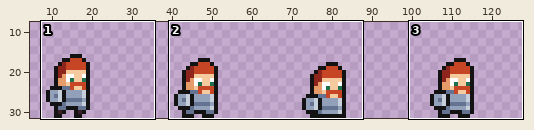
Sprite sheet, stored at img/characters/allies/warrior.png. Above: a wide view before the commit, with the close-up outlined.
Close-up. The starting point:
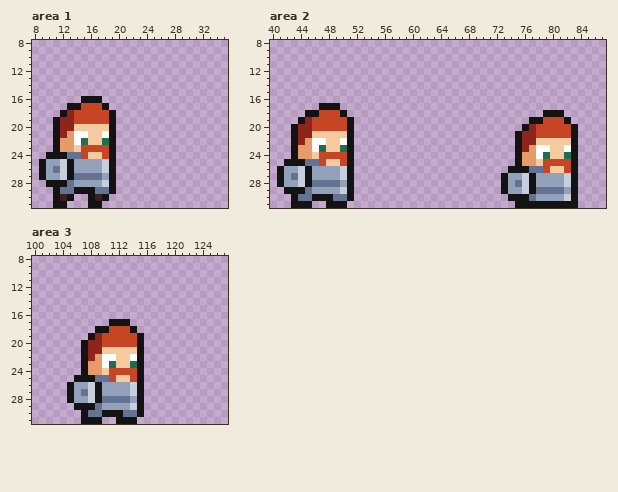
The file is 512x128 pixels, drawn in blocks of 4x4; one block is one cell here. Shown: area 1: x 8..35, y 8..31; area 2: x 40..87, y 8..31; area 3: x 100..127, y 8..31. The wide view leaves out empty margins.
The same view after the edit:
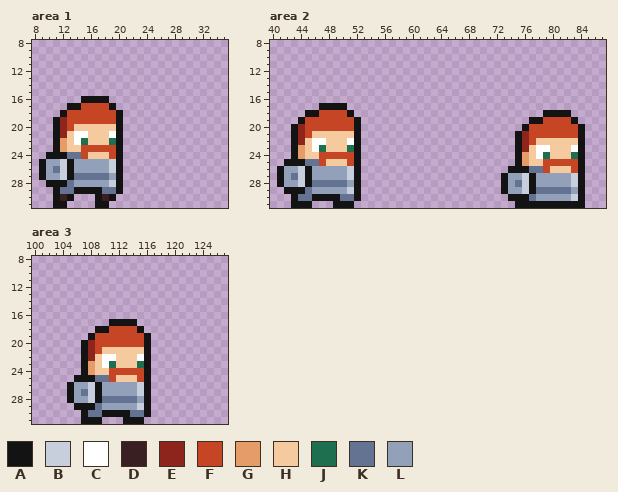
Palette (. is transparent): A #131313  B #c7cfdd  C #ffffff  D #391f21  E #8e251d  F #c64524  G #e69c69  H #f6ca9f  J #1e6f50  K #657392  L #92a1b9
Edits made:
--- area 1
@@ x 11..22 @@
 15 ............
-16 ....AAA.....
-17 ..AAFFFA....
-18 .AEFFFFFA...
-19 AEEFFFFFA...
-20 AEEHHHHHA...
-21 AEGCCHHCA...
-22 AGGCJHHJA...
-23 AGGHFFFFA...
-24 AAKKFHHFA...
-25 LBALLLLBA...
-26 KBALLLLBA...
-27 LBAKKKKLA...
-28 AAKLLLLBA...
-29 AKKAAAKKA...
-30 ADA..ADA....
-31 AA...AA.....
+16 ....AAAA....
+17 ..AAFFFFA...
+18 .AFFFFFFFA..
+19 AEFFFFFFFA..
+20 AEFHHHHHHA..
+21 AEHCCHHHCA..
+22 AGHCJHHHJA..
+23 AGHHFFFFFA..
+24 AAKKFHHHFA..
+25 LBALLLLLBA..
+26 KBALLLLLBA..
+27 LBAKKKKKLA..
+28 AAKLLLLLBA..
+29 AKKAAAAKKA..
+30 ADA...ADA...
+31 AA....AA....
--- area 2
@@ x 40..87 @@
 16 ................................................
-17 .......AAA......................................
-18 .....AAFFFA............................AAA......
-19 ....AEFFFFFA.........................AAFFFA.....
-20 ...AEEFFFFFA........................AEFFFFFA....
-21 ...AEEHHHHHA.......................AEEFFFFFA....
-22 ...AEGCCHHCA.......................AEEHHHHHA....
-23 ...AGGCJHHJA.......................AEGCCHHCA....
-24 ...AGGHFFFFA.......................AGGCJHHJA....
-25 ..AAAKKFHHFA.......................AGGHFFFFA....
-26 .ALLBALLLLBA......................AAAKKFHHFA....
-27 .ALKBALLLLBA.....................ALLBALLLLBA....
-28 .ALLBAKKKKLA.....................ALKBALLLLBA....
-29 ..AAAKLLLLBA.....................ALLBAKKKKLA....
-30 ...AKKAAAKKA......................AAAKLLLLBA....
-31 ...AAA..AAA........................AAAAAAAAA....
+17 .......AAAA.....................................
+18 .....AAFFFFA...........................AAAA.....
+19 ....AFFFFFFFA........................AAFFFFA....
+20 ...AEFFFFFFFA.......................AFFFFFFFA...
+21 ...AEFHHHHHHA......................AEFFFFFFFA...
+22 ...AEHCCHHHCA......................AEFHHHHHHA...
+23 ...AGHCJHHHJA......................AEHCCHHHCA...
+24 ...AGHHFFFFFA......................AGHCJHHHJA...
+25 ..AAAKKFHHHFA......................AGHHFFFFFA...
+26 .ALLBALLLLLBA.....................AAAKKFHHHFA...
+27 .ALKBALLLLLBA....................ALLBALLLLLBA...
+28 .ALLBAKKKKKLA....................ALKBALLLLLBA...
+29 ..AAAKLLLLLBA....................ALLBAKKKKKLA...
+30 ...AKKAAAAKKA.....................AAAKLLLLLBA...
+31 ...AAA...AAA.......................AAAAAAAAAA...
--- area 3
@@ x 107..118 @@
 16 ............
-17 ....AAA.....
-18 ..AAFFFA....
-19 .AEFFFFFA...
-20 AEEFFFFFA...
-21 AEEHHHHHA...
-22 AEGCCHHCA...
-23 AGGCJHHJA...
-24 AGGHFFFFA...
-25 AAKKFHHFA...
-26 LBALLLLBA...
-27 KBALLLLBA...
-28 LBAKKKKLA...
-29 AAKLLLLBA...
-30 AKKAAAKKA...
-31 AAA..AAA....
+17 ....AAAA....
+18 ..AAFFFFA...
+19 .AFFFFFFFA..
+20 AEFFFFFFFA..
+21 AEFHHHHHHA..
+22 AEHCCHHHCA..
+23 AGHCJHHHJA..
+24 AGHHFFFFFA..
+25 AAKKFHHHFA..
+26 LBALLLLLBA..
+27 KBALLLLLBA..
+28 LBAKKKKKLA..
+29 AAKLLLLLBA..
+30 AKKAAAAKKA..
+31 AAA...AAA...
Pixel boxes of the changes (left, top, right, bottom) in both close-ups:
changed: (88, 96, 123, 208)
changed: (67, 110, 74, 152)
changed: (326, 103, 361, 208)
changed: (564, 110, 585, 208)
changed: (305, 117, 312, 159)
changed: (529, 124, 536, 166)
changed: (95, 319, 151, 424)
